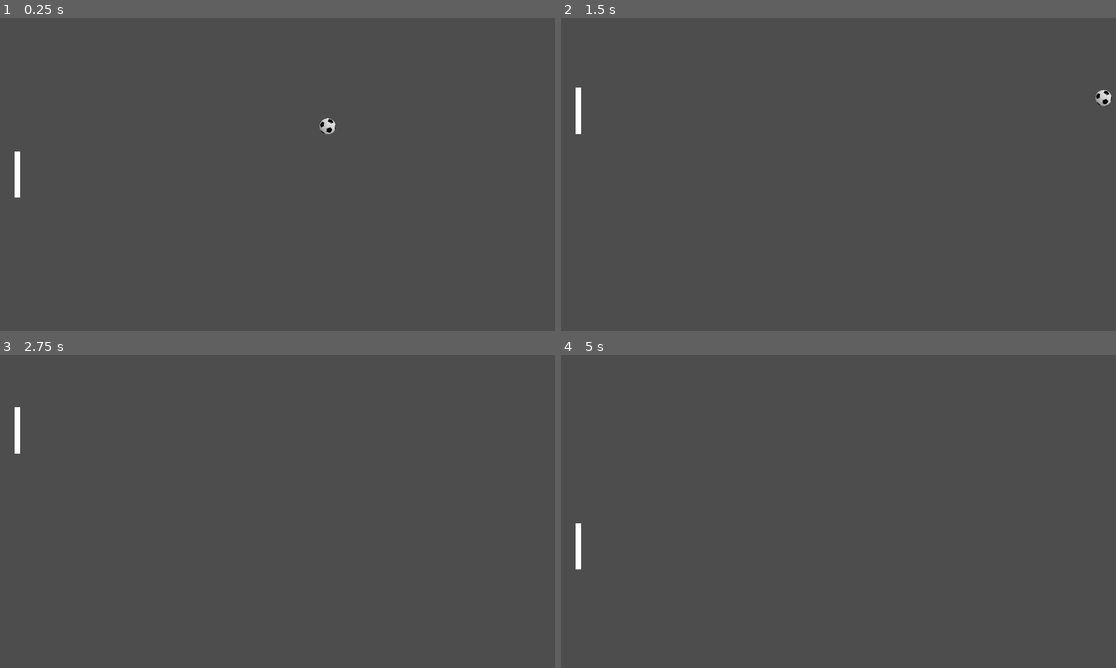
Above: before the commit, frames 1-4 (two rows, left to right).
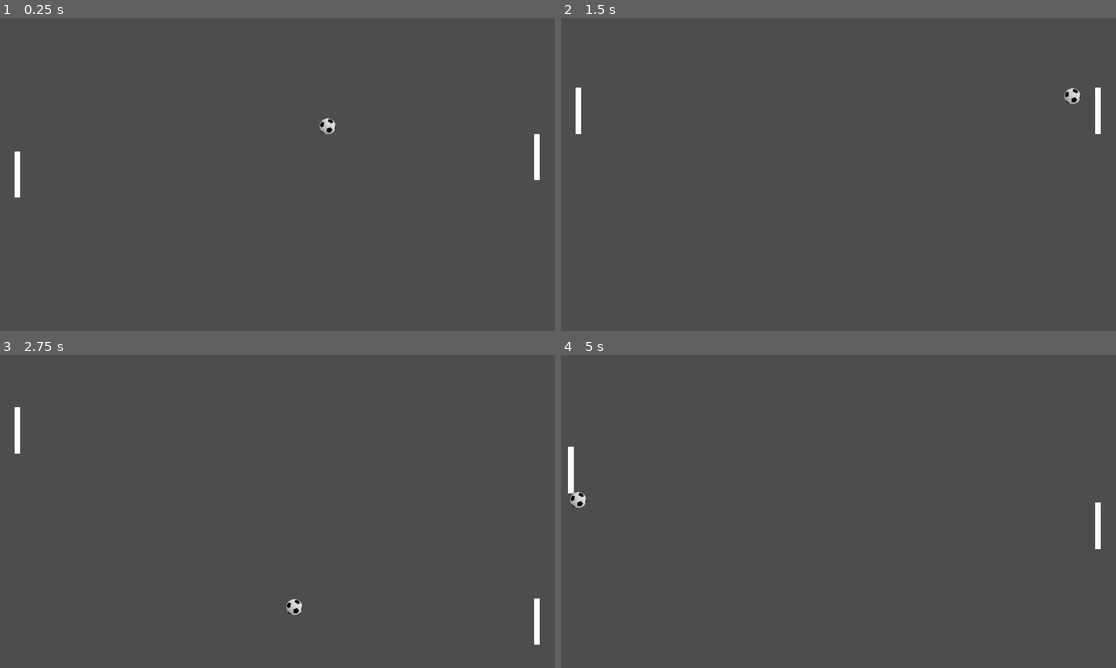
Above: after the commit, the same moments.

Repository: SebaMat3/pong
Game: Godot game, scene res://level.tscn
Same seed, same stepped clock (60 frames per second), same inputs: the game is played once before the commit and once after it.
Inputs:
- Up to frame 1 (0.25 s): no input
- Up to frame 2 (1.5 s): hold Up (ui_up) 0.53-1.28 s; hold Down (ui_down) from 1.28 s (still down)
- Up to frame 3 (2.75 s): release Down (ui_down) at 2.03 s; hold Up (ui_up) from 2.03 s (still down)
- Up to frame 4 (5 s): release Up (ui_up) at 3.53 s; hold Down (ui_down) from 3.53 s (still down)

The runs differ from the first frame. In frame 1, 0.1% of the frame differs, in the area x 96-98%, y 37-52%; in frame 2, 0.3%; in frame 3, 0.3%; in frame 4, 0.6%, in the area x 1-98%, y 29-69%.

Commit message:
12th class. Oponent's AI working

Diff:
--- /dev/null
+++ b/Oponent.gd
@@ -0,0 +1,22 @@
+extends CharacterBody2D
+
+const SPEED = 600
+@onready var ball = get_parent().find_child("Ball")
+
+func _physics_process(delta):
+	velocity.y = _get_oponent_direction() * SPEED
+	#velocity.x = 0
+
+	move_and_collide(velocity * delta)
+
+# on every frame: evaluate vertical position difference between Ball and Oponent
+# and return 3 different outputs for primary stances: Still - Go up - Go down
+func _get_oponent_direction():
+						# position.y == self.position.y
+	if abs(ball.position.y - position.y) > 25:
+		if  ball.position.y > position.y :
+			return 1 #when the oponent is lower than the ball 1 -> Go Down
+		else:
+			return -1 #when the oponent is higher than the ball -1 -> Go Up
+	else:
+		return 0 #when the distance is shorter -> remain still
--- a/level.tscn
+++ b/level.tscn
@@ -1,7 +1,8 @@
-[gd_scene load_steps=6 format=3 uid="uid://euiwvn07vrfp"]
+[gd_scene load_steps=7 format=3 uid="uid://euiwvn07vrfp"]
 
 [ext_resource type="PackedScene" uid="uid://dow44olk1dfrb" path="res://Player.tscn" id="1_57x1u"]
 [ext_resource type="Script" path="res://Player.gd" id="2_t0iwi"]
+[ext_resource type="Script" path="res://Oponent.gd" id="3_diilk"]
 [ext_resource type="PackedScene" uid="uid://ct3201drt1ce2" path="res://Ball.tscn" id="3_tsef7"]
 
 [sub_resource type="RectangleShape2D" id="RectangleShape2D_fexkk"]
@@ -39,5 +40,9 @@
 [node name="Player" parent="." instance=ExtResource("1_57x1u")]
 script = ExtResource("2_t0iwi")
 
+[node name="Oponent" parent="." instance=ExtResource("1_57x1u")]
+position = Vector2(1845, 460)
+script = ExtResource("3_diilk")
+
 [node name="Ball" parent="." instance=ExtResource("3_tsef7")]
 position = Vector2(982, 494)
